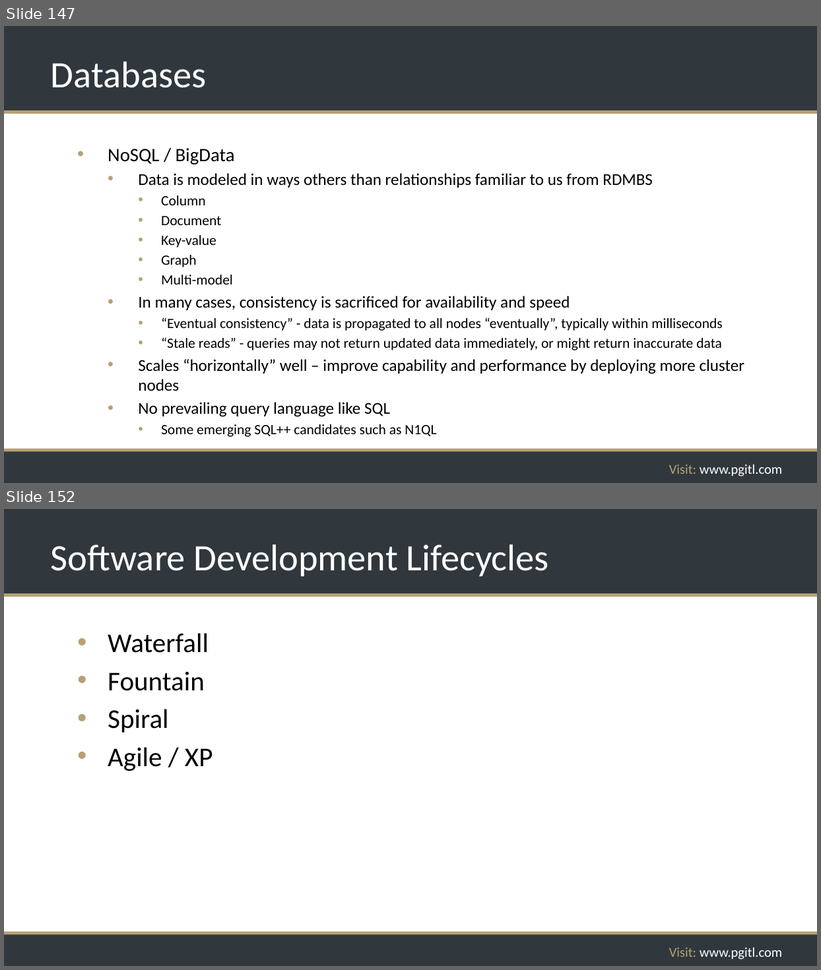
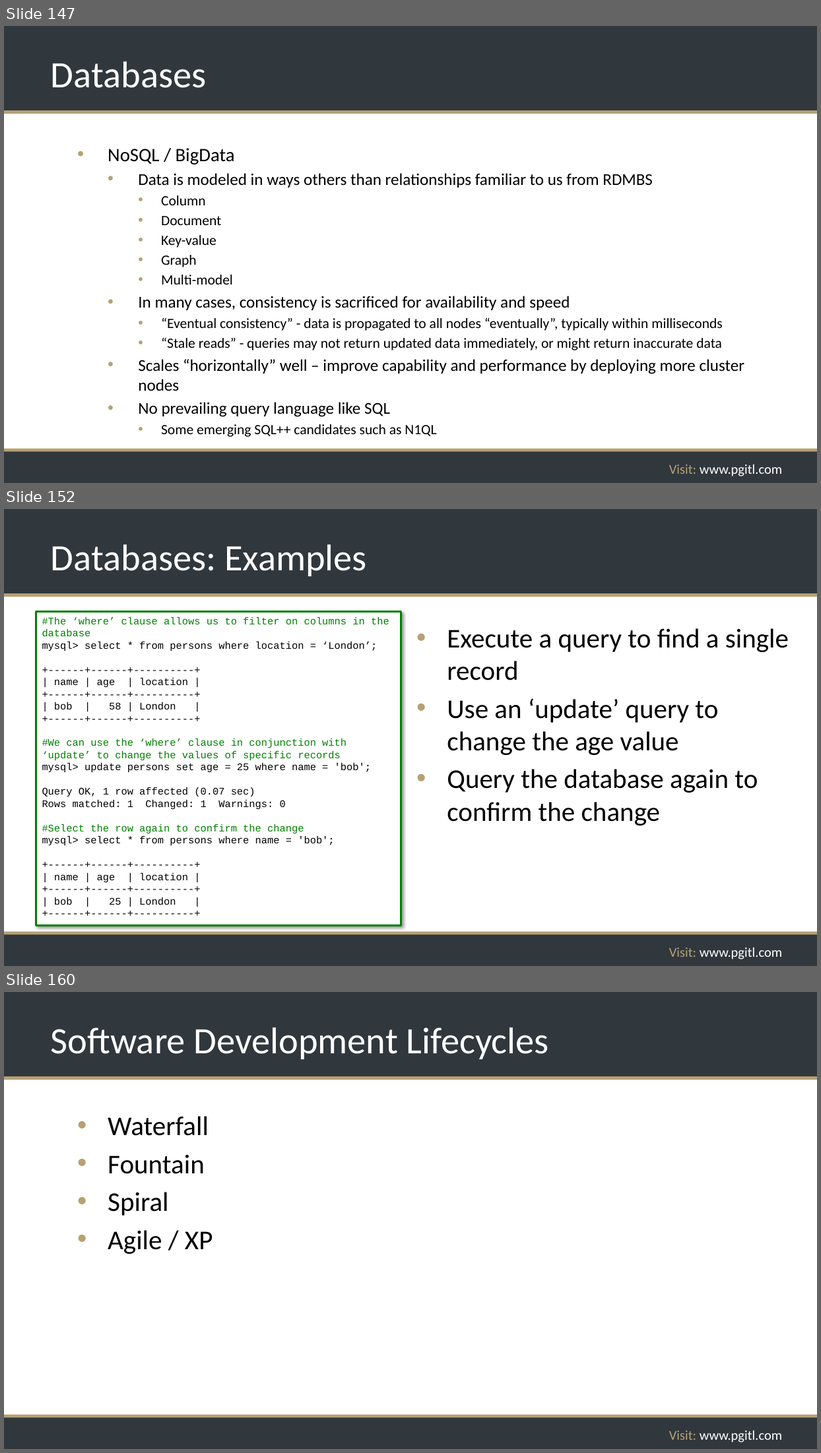
Before and after one commit to rikkouri/project-a, a slide deck: Programming Foundations.pptx. Shown one above the other, each under a label of ours: slides 147 and 152 before the commit, slides 147, 152 and 160 after it; the slides between them are not shown. The pictures are 821x970 and 821x1453 pixels, drawn with LibreOffice and Linux fonts; fonts in the diff are those of the drawing; background and template pictures are left out. Boxes give left, top, right and bottom in pixels: in the first picture for what was removed or moved away, otherwise in the second. Text is boxed around its words. In the diff, an @@ line names an element or a change of style, - is before the commit and + after.

Commit message:
Added more database slides

```diff
--- a/Programming Foundations.pptx
+++ b/Programming Foundations.pptx
@@ slide 152 added at [4,509,817,966], background #FFFFFF; not listed: 5 template elements that a slide beside it also shows @@
@@ title added at [51,544,367,576], 44 pt, text #FFFFFF @@
+Databases: Examples
@@ rectangle added at [36,611,401,925], fill #FFFFFF, outline #008000 2.25 pt, 12 pt, text #000000 @@
+#The ‘where’ clause allows us to filter on columns in the database
+mysql> select * from persons where location = ‘London’;
++------+------+----------+
+| name | age | location |
++------+------+----------+
+| bob | 58 | London |
++------+------+----------+
+#We can use the ‘where’ clause in conjunction with ‘update’ to change the values of specific records
+mysql> update persons set age = 25 where name = 'bob';
+Query OK, 1 row affected (0.07 sec)
+Rows matched: 1 Changed: 1 Warnings: 0
+#Select the row again to confirm the change
+mysql> select * from persons where name = 'bob';
++------+------+----------+
+| name | age | location |
++------+------+----------+
+| bob | 25 | London |
++------+------+----------+
@@ text added at [447,628,789,826], 32 pt, text #000000 @@
+• Execute a query to find a single record
+• Use an ‘update’ query to change the age value
+• Query the database again to confirm the change
@@ what was slide 152 is now slide 160 @@
```
Also in this commit, not shown: 4 slides changed, 7 other slides added, 1 other file.
